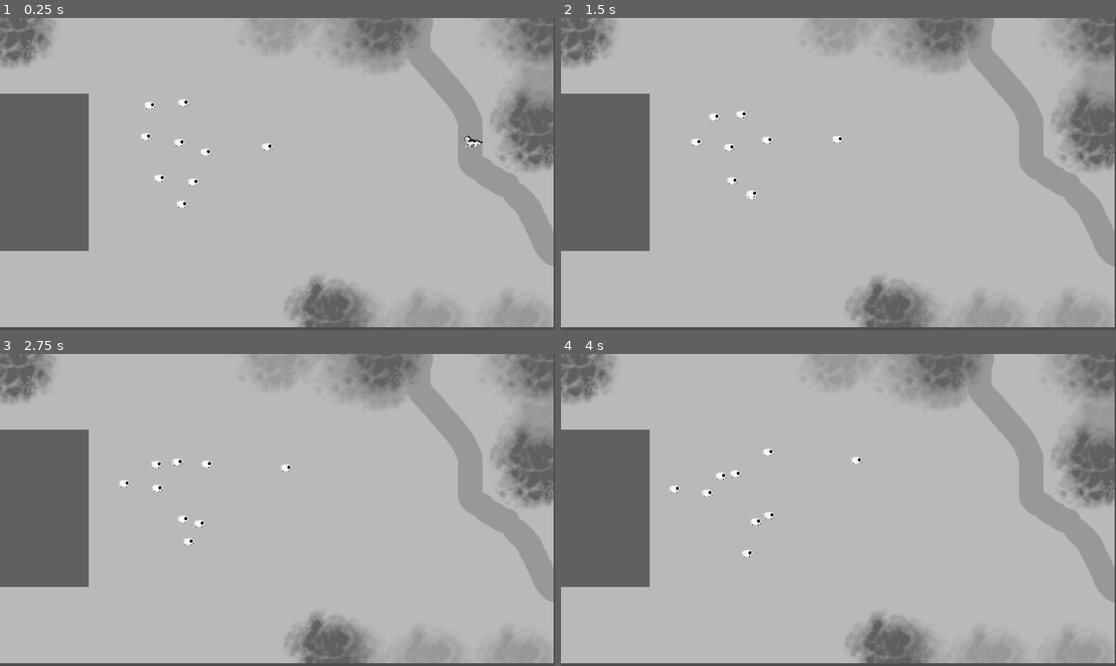
Above: before the commit, frames 1-4 (two rows, left to right).
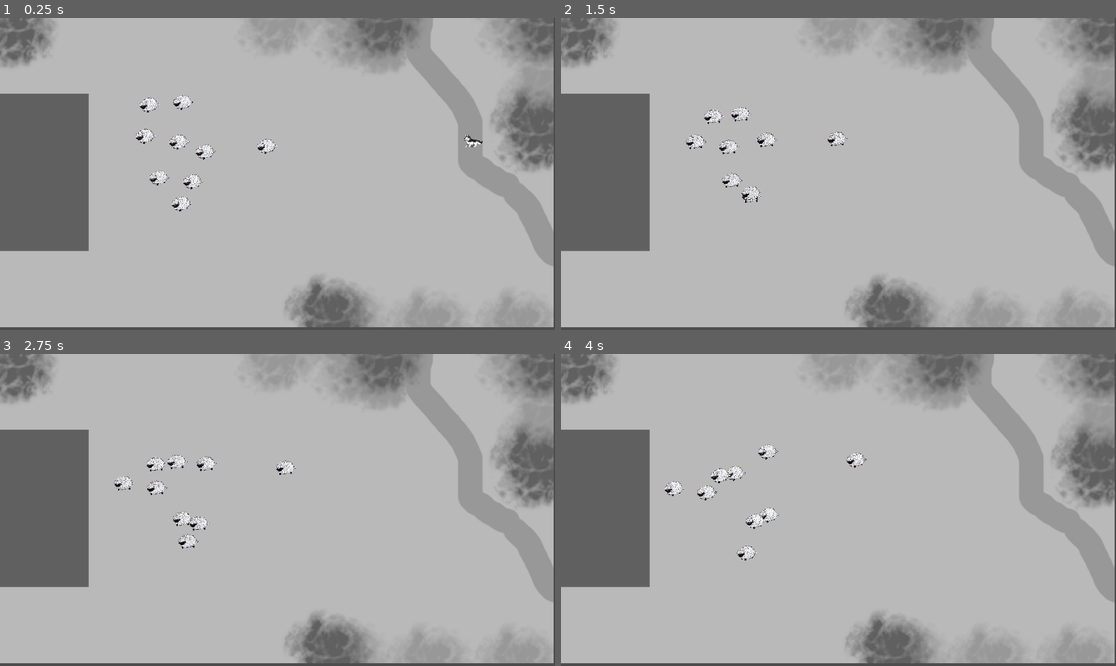
Above: after the commit, the same moments.

Repository: FarahKa/CalmBeforetheStorm
Game: Godot game, scene res://scenes/main_level.tscn
Two runs of this game, one before a commit and one after it. Both use one fixed random seed, a clock stepped at 60 frames per second and the inputs below.
Inputs:
- Up to frame 1 (0.25 s): no input
- Up to frame 2 (1.5 s): hold Right (ui_right) 0.53-1.28 s; hold Down (ui_down) from 1.28 s (still down)
- Up to frame 3 (2.75 s): release Down (ui_down) at 2.03 s; hold Right (ui_right) from 2.03 s (still down)
- Up to frame 4 (4 s): release Right (ui_right) at 2.78 s; hold Up (ui_up) 2.78-3.53 s; hold Left (ui_left) from 3.53 s (still down)

The runs differ from the first frame. In frame 1, 0.8% of the frame differs, in the area x 24-50%, y 24-63%; in frame 2, 0.7%; in frame 3, 0.8%; in frame 4, 0.8%.

Commit message:
sheep sprites

Diff:
--- a/scenes/main_level.tscn
+++ b/scenes/main_level.tscn
@@ -19,39 +19,32 @@
 position = Vector2(983, 274)
 scale = Vector2(0.8, 0.8)
 
-[node name="Sheep" parent="." instance=ExtResource("3_1rmii")]
-scale = Vector2(0.05, 0.05)
+[node name="Node" type="Node" parent="."]
 
-[node name="Sheep2" parent="." instance=ExtResource("3_1rmii")]
+[node name="Sheepz" type="Node" parent="."]
+
+[node name="Sheep" parent="Sheepz" instance=ExtResource("3_1rmii")]
+
+[node name="Sheep2" parent="Sheepz" instance=ExtResource("3_1rmii")]
 position = Vector2(378, 394)
-scale = Vector2(0.05, 0.05)
 
-[node name="Sheep3" parent="." instance=ExtResource("3_1rmii")]
+[node name="Sheep3" parent="Sheepz" instance=ExtResource("3_1rmii")]
 position = Vector2(429, 288)
-scale = Vector2(0.05, 0.05)
 
-[node name="Sheep4" parent="." instance=ExtResource("3_1rmii")]
+[node name="Sheep4" parent="Sheepz" instance=ExtResource("3_1rmii")]
 position = Vector2(405, 343)
-scale = Vector2(0.05, 0.05)
 
-[node name="Sheep5" parent="." instance=ExtResource("3_1rmii")]
+[node name="Sheep5" parent="Sheepz" instance=ExtResource("3_1rmii")]
 position = Vector2(330, 337)
-scale = Vector2(0.05, 0.05)
 
-[node name="Sheep6" parent="." instance=ExtResource("3_1rmii")]
+[node name="Sheep6" parent="Sheepz" instance=ExtResource("3_1rmii")]
 position = Vector2(378, 262)
-scale = Vector2(0.05, 0.05)
 
-[node name="Sheep7" parent="." instance=ExtResource("3_1rmii")]
+[node name="Sheep7" parent="Sheepz" instance=ExtResource("3_1rmii")]
 position = Vector2(383, 178)
-scale = Vector2(0.05, 0.05)
 
-[node name="Sheep8" parent="." instance=ExtResource("3_1rmii")]
+[node name="Sheep8" parent="Sheepz" instance=ExtResource("3_1rmii")]
 position = Vector2(308, 250)
-scale = Vector2(0.05, 0.05)
 
-[node name="Sheep9" parent="." instance=ExtResource("3_1rmii")]
+[node name="Sheep9" parent="Sheepz" instance=ExtResource("3_1rmii")]
 position = Vector2(313, 183)
-scale = Vector2(0.05, 0.05)
-
-[node name="Node" type="Node" parent="."]
--- a/scenes/sheep.tscn
+++ b/scenes/sheep.tscn
@@ -1,17 +1,21 @@
-[gd_scene load_steps=5 format=3 uid="uid://ba07js7tksjmk"]
+[gd_scene load_steps=6 format=3 uid="uid://ba07js7tksjmk"]
 
 [ext_resource type="Script" path="res://scripts/movement/sheep_movement.gd" id="1_x08my"]
-[ext_resource type="Texture2D" uid="uid://bwujfcy1wc7nn" path="res://assets/characters/sheep_placeholder.png" id="2_mfrhh"]
+[ext_resource type="Texture2D" uid="uid://b2t0v0egccrkw" path="res://assets/characters/moutonlambda/spritemoutonWALK1.png" id="2_r40iv"]
+[ext_resource type="Texture2D" uid="uid://cbyyom4cu0i10" path="res://assets/characters/moutonlambda/spritemoutonWALK2.png" id="3_sujtb"]
 
 [sub_resource type="SpriteFrames" id="SpriteFrames_6x4eo"]
 animations = [{
 "frames": [{
 "duration": 1.0,
-"texture": ExtResource("2_mfrhh")
+"texture": ExtResource("2_r40iv")
+}, {
+"duration": 1.0,
+"texture": ExtResource("3_sujtb")
 }],
 "loop": true,
 "name": &"default",
-"speed": 5.0
+"speed": 2.0
 }]
 
 [sub_resource type="CircleShape2D" id="CircleShape2D_qsu27"]
@@ -26,6 +30,8 @@
 
 [node name="SheepPlaceholder" type="AnimatedSprite2D" parent="."]
 sprite_frames = SubResource("SpriteFrames_6x4eo")
+autoplay = "default"
+frame_progress = 0.2921
 
 [node name="CollisionShape2D" type="CollisionShape2D" parent="."]
 scale = Vector2(14.6001, 13)
--- a/scripts/movement/sheep_movement.gd
+++ b/scripts/movement/sheep_movement.gd
@@ -2,7 +2,7 @@
 
 var start_position
 var target_position
-@onready var dog: CharacterBody2D = $"../Dog"
+@onready var dog: CharacterBody2D = $"../../Dog"
 
 func _ready() -> void:
 	start_position = global_position
Not shown, added: assets/characters/moutonalpha/spritealphamoutonSTAND.png.import
Not shown, added: assets/characters/moutonalpha/spritealphamoutonWALK1.png.import
Not shown, added: assets/characters/moutonalpha/spritealphamoutonWALK2.png.import
Not shown, added: assets/characters/moutonlambda/spritemoutonWALK1.png.import
Not shown, added: assets/characters/moutonlambda/spritemoutonWALK2.png.import
Not shown, added: assets/characters/moutonlambda/spritemoutonstand.png.import
